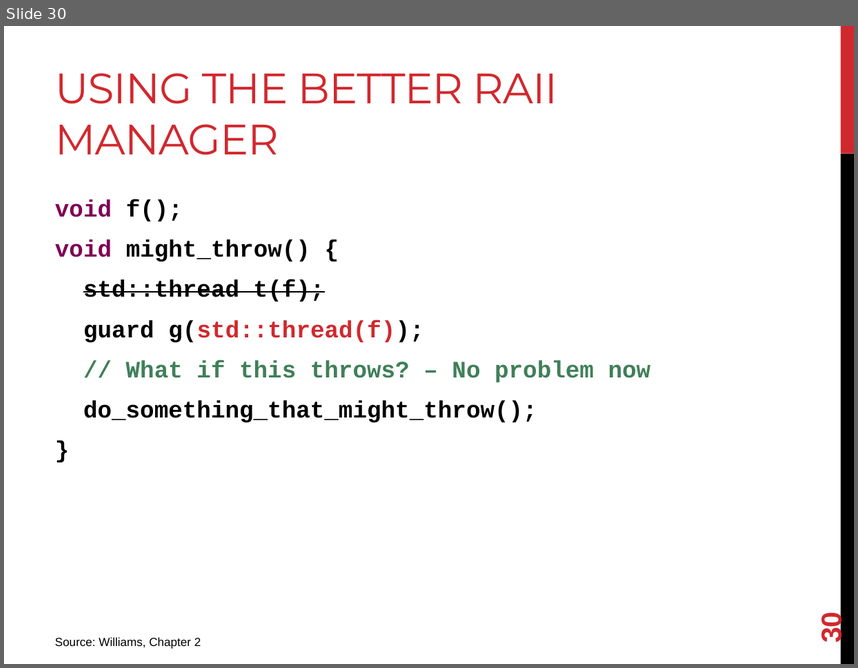
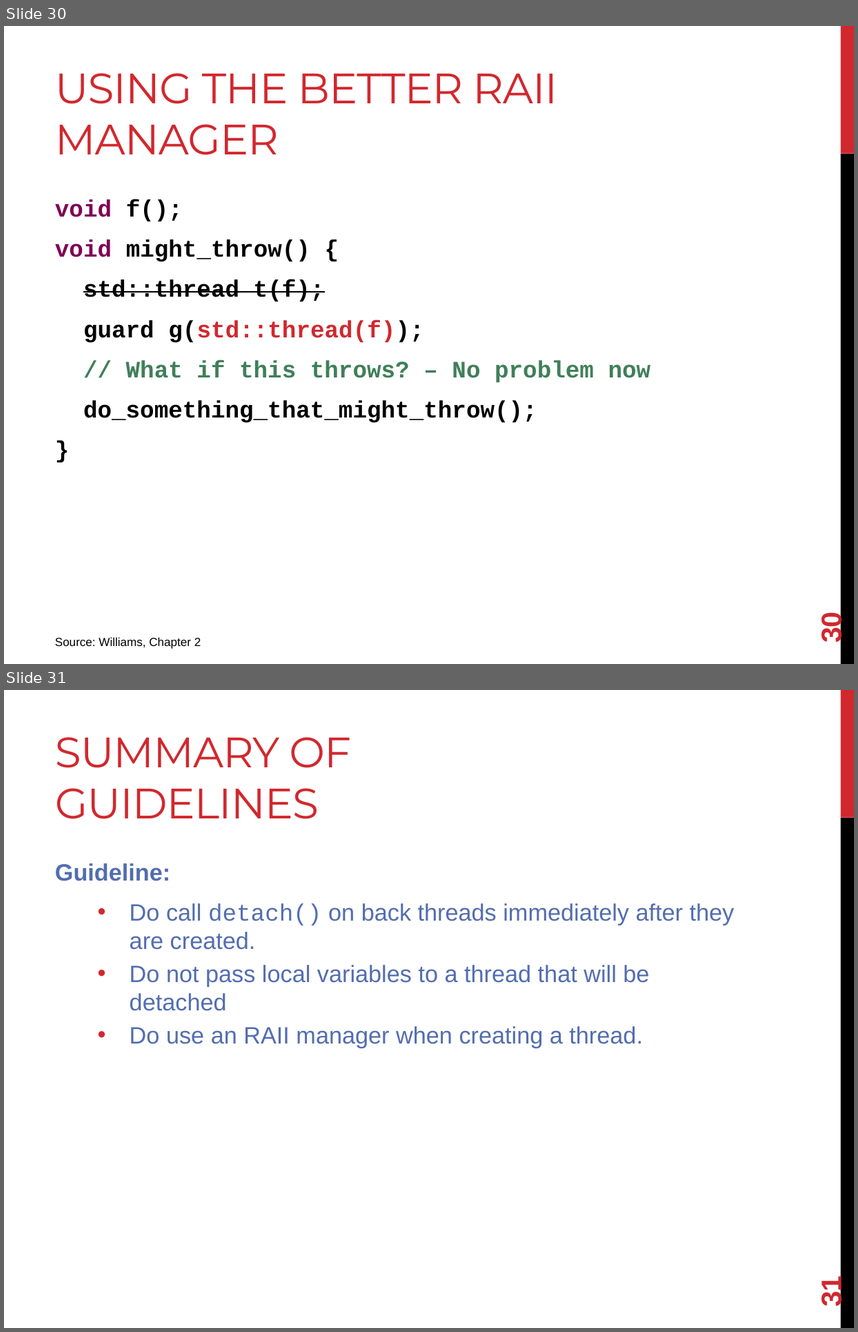
Before and after one commit to joshpeterson/DevelopingConcurrentSoftware, a slide deck: Lectures/Threads/Threads.pptx. Shown one above the other, each under a label of ours: slide 30 before the commit, slides 30 and 31 after it. The pictures are 858x668 and 858x1332 pixels, drawn with LibreOffice and Linux fonts; fonts in the diff are those of the drawing. Boxes give left, top, right and bottom in pixels: in the first picture for what was removed or moved away, otherwise in the second. Text is boxed around its words. In the diff, an @@ line names an element or a change of style, - is before the commit and + after.

```diff
--- a/Lectures/Threads/Threads.pptx
+++ b/Lectures/Threads/Threads.pptx
@@ slide 31 added at box(4, 690, 854, 1328), background #FFFFFF; not listed: 2 template elements that a slide beside it also shows @@
@@ title added at box(55, 737, 351, 819), 36 pt, text #D1282E @@
+SUMMARY OF GUIDELINES
@@ text added at box(55, 863, 735, 1048), 20 pt, text #526DB0 @@
+Guideline:
+  • Do call detach() on back threads immediately after they are created.
+  • Do not pass local variables to a thread that will be detached
+  • Do use an RAII manager when creating a thread.
@@ page number added at box(815, 1278, 847, 1306), 24 pt, text #D1282E, bold @@
+31
```
Also in this commit, not shown: 4 slides changed, 17 other files.
